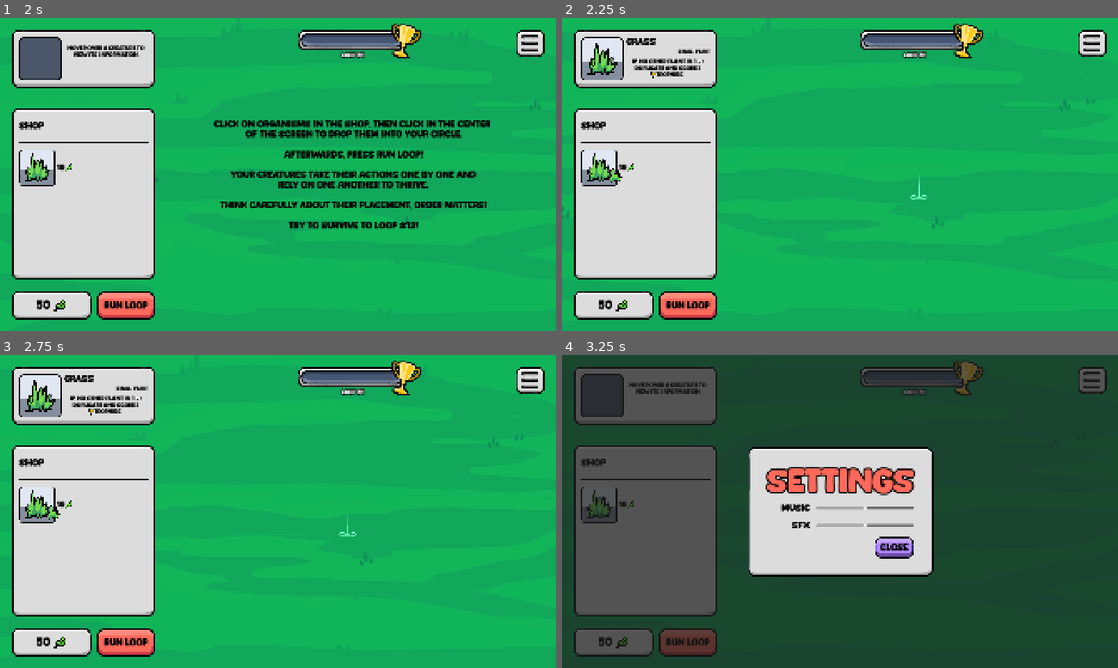
Above: before the commit, frames 1-4 (two rows, left to right).
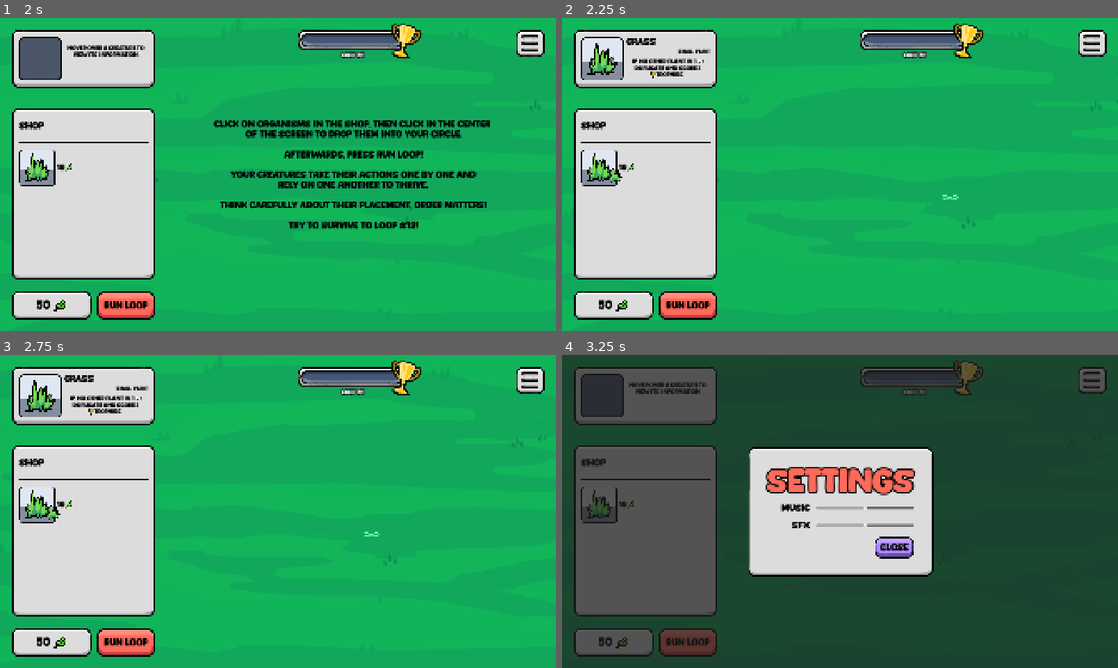
Above: after the commit, the same moments.

Repository: elliotfontaine/gmtk-2025-submission
Game: Godot game, scene res://scenes/main_menu.tscn
The game is run twice, just before and just after one commit, with the same random seed, the same clock (stepped at 60 frames per second) and the same inputs. The engine's default icon, where the game draws it, is replaced by a stand-in: a white triangle on a blue panel in a dark square.
Inputs (mouse positions are in pixels of both pictures, inside the frame that each line leads up to):
- Up to frame 1 (2 s): click "play" at 0.5 s; click "Run Loop" at 1.25 s
- Up to frame 2 (2.25 s): click (606, 168) at 2 s
- Up to frame 3 (2.75 s): no input
- Up to frame 4 (3.25 s): click (1090, 380) at 2.75 s

Frame 1 is identical in both runs. In frame 2, 0.2% of the frame differs, in the area x 0-100%, y 25-68%; in frame 3, 0.2%; in frame 4, less than 0.1%.

Commit message:
zoom adjustments
doesn't scale down during loop

Diff:
--- a/scenes/world.gd
+++ b/scenes/world.gd
@@ -126,10 +126,13 @@
 
 	var offset_target_x: float = (-480 / 2.0) * (1.0 / zoom_target)
 
+	if currently_looping and zoom_target > camera.zoom.x:
+		return
+
 	var tween = create_tween()
-	tween.set_trans(Tween.TRANS_CIRC).set_ease(Tween.EASE_OUT)
-	tween.tween_property(camera, "zoom", Vector2(zoom_target, zoom_target), 0.5)
-	tween.parallel().tween_property(camera, "offset:x", offset_target_x, 0.5)
+	tween.set_trans(Tween.TRANS_SINE).set_ease(Tween.EASE_IN_OUT)
+	tween.tween_property(camera, "zoom", Vector2(zoom_target, zoom_target), 1.5)
+	tween.parallel().tween_property(camera, "offset:x", offset_target_x, 1.5)
 
 func _on_next_loop_button_pressed() -> void:
 	if floating_creature.species != null:
@@ -153,6 +156,7 @@
 				win()
 			else:
 				next_level()
+				update_creature_positions()
 
 				toggle_loop_button_text(true)
 				next_loop_button_pressable = false
Not shown: 1 places in scenes/main_menu.tscn that only renumber resources
